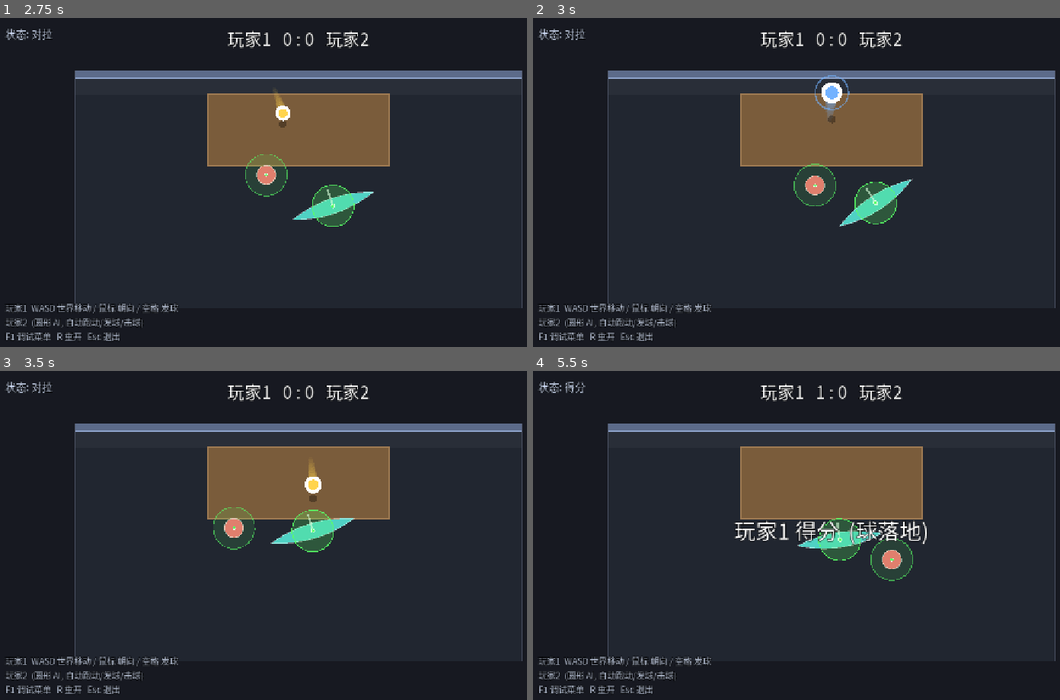
Above: before the commit, frames 1-4 (two rows, left to right).
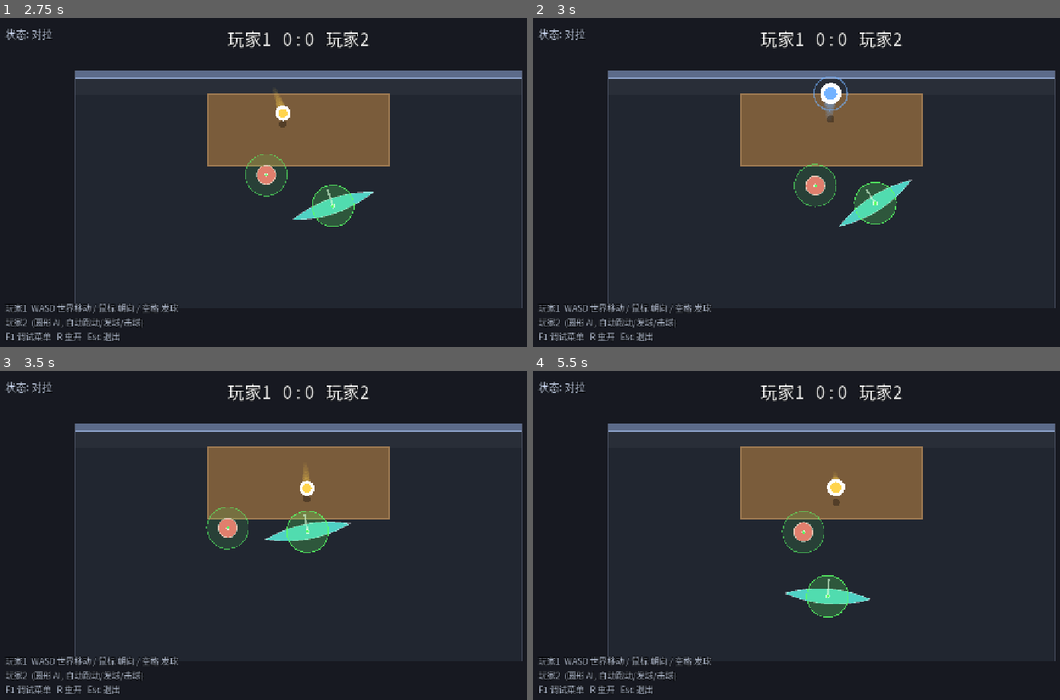
Above: after the commit, the same moments.

Repository: shuperidou/BMA-Arena
Game: Godot game, scene res://scenes/AiVsAiTest.tscn
The game is run twice, just before and just after one commit, with the same random seed, the same clock (stepped at 60 frames per second) and the same inputs. This scene is started directly instead of the project's main scene.
Inputs (mouse positions are in pixels of both pictures, inside the frame that each line leads up to):
- Up to frame 1 (2.75 s): tap Enter at 0.5 s; move the mouse to (268, 258) at 0.52 s; hold W 0.53-1.25 s; tap 2 at 0.6 s; click (268, 258) at 0.67 s; tap Space at 0.77, 2 s; drag from (479, 241) to (268, 258) at 1.27 s; move the mouse to (115, 136) at 2.02 s; hold A from 2.03 s (still down); tap 4 at 2.1 s
- Up to frame 2 (3 s): release A at 2.75 s; drag from (859, 189) to (648, 136) at 2.77 s
- Up to frame 3 (3.5 s): no input
- Up to frame 4 (5.5 s): move the mouse to (738, 456) at 3.52 s; hold S 3.53-4.25 s; tap 6 at 3.6 s; tap Space at 3.77 s; drag from (965, 525) to (738, 456) at 4.27 s; move the mouse to (712, 558) at 5.02 s; hold W from 5.03 s (still down); tap 8 at 5.1 s; click (712, 558) at 5.17 s

Frame 1 is identical in both runs. In frame 2, 0.4% of the frame differs, in the area x 49-73%, y 17-64%; in frame 3, 1.3%; in frame 4, 4.3%, in the area x 6-75%, y 3-75%.

Commit message:
feat(ai): technique - pick vz so required landing speed stays within player range (accurate landing) + depth jitter

Diff:
--- a/scripts/autoload/game_config.gd
+++ b/scripts/autoload/game_config.gd
@@ -247,6 +247,7 @@
 var ai_stuck_velocity: float = 30.0     ## 想动却低于此速度视为"卡住"
 var ai_unstick_frames: int = 14         ## 连续卡住这么多帧 -> 触发脱困侧移
 var ai_unstick_gain: float = 1.6        ## 脱困侧移权重
+var ai_shot_depth_jitter: float = 0.12  ## 击球落点深度抖动 (±比例); 0=完全精确
 
 # ============================================================
 #  I. 阻挡判定 (全部临时阈值) [TEMP]
--- a/scripts/player/player_controller.gd
+++ b/scripts/player/player_controller.gd
@@ -314,17 +314,27 @@
 	var aim := Vector2(tx, 2.0 * GameConfig.wall_inner_y() - GameConfig.table_center.y)
 	var dist: float = maxf((aim - from).length(), 1.0)
 	var z0: float = maxf(ball.z, GameConfig.table_z)
-	# vz 在 [min,max] 随机, 但把 v_perp 夹在救球阈值以下 (避免无意触发"防守姿态")
+	# 选 vz: 让"够到镜像所需球速"尽量落在 [min,max] 内 —— 这样 strength 不被夹到边界, 落点才准。
+	#   所需球速 = dist*g/(2*vz) (z0≈桌高), 故 vz∈[dist*g/(2*max), dist*g/(2*min)] 时可达。
+	#   并夹住 v_perp 不越救球阈值 (避免无意触发"防守姿态")。
+	var g: float = GameConfig.ball_gravity
 	var gain: float = maxf(GameConfig.hit_vz_perp_gain, 1.0)
-	var vz: float = randf_range(GameConfig.hit_vz_min, GameConfig.hit_vz_max)
+	var vz_cap: float = GameConfig.hit_vz_v0 + GameConfig.defense_perp_threshold * 0.8 * gain / ref
+	var vz_hi_all: float = minf(GameConfig.hit_vz_max, vz_cap)
+	var vz_lo: float = maxf(dist * g / (2.0 * GameConfig.hit_speed_max), GameConfig.hit_vz_min)
+	var vz_hi: float = minf(dist * g / (2.0 * GameConfig.hit_speed_min), vz_hi_all)
+	var vz: float
+	if vz_lo <= vz_hi:
+		vz = randf_range(vz_lo, vz_hi)
+	else:
+		# 几何上做不到精确落点(太近): 取最接近的 vz, 把过冲降到最小
+		vz = clampf(dist * g / (2.0 * GameConfig.hit_speed_min), GameConfig.hit_vz_min, vz_hi_all)
 	var v_perp: float = (vz - GameConfig.hit_vz_v0) / gain * ref
-	var vp_lim: float = GameConfig.defense_perp_threshold * 0.8
-	v_perp = clampf(v_perp, -vp_lim, vp_lim)
-	vz = GameConfig.hit_vz_v0 + v_perp / ref * gain
 	# 由 vz 反推所需水平球速 -> strength -> v_along (与 HitSystem 的力度曲线互逆)
-	var disc: float = vz * vz + 2.0 * GameConfig.ball_gravity * (z0 - GameConfig.table_z)
-	var t_fl: float = (vz + sqrt(maxf(disc, 0.0))) / maxf(GameConfig.ball_gravity, 1.0)
-	var want_speed: float = dist / maxf(t_fl, 0.0001)
+	var disc: float = vz * vz + 2.0 * g * (z0 - GameConfig.table_z)
+	var t_fl: float = (vz + sqrt(maxf(disc, 0.0))) / maxf(g, 1.0)
+	var want_speed: float = dist / maxf(t_fl, 0.0001) \
+		* randf_range(1.0 - GameConfig.ai_shot_depth_jitter, 1.0 + GameConfig.ai_shot_depth_jitter)
 	var strength: float = clampf((want_speed - GameConfig.hit_speed_min) \
 		/ maxf(GameConfig.hit_speed_max - GameConfig.hit_speed_min, 1.0), 0.0, 1.0)
 	# AI 扣杀开关(关): 高球时压低力度, 避免无意触发扣杀
